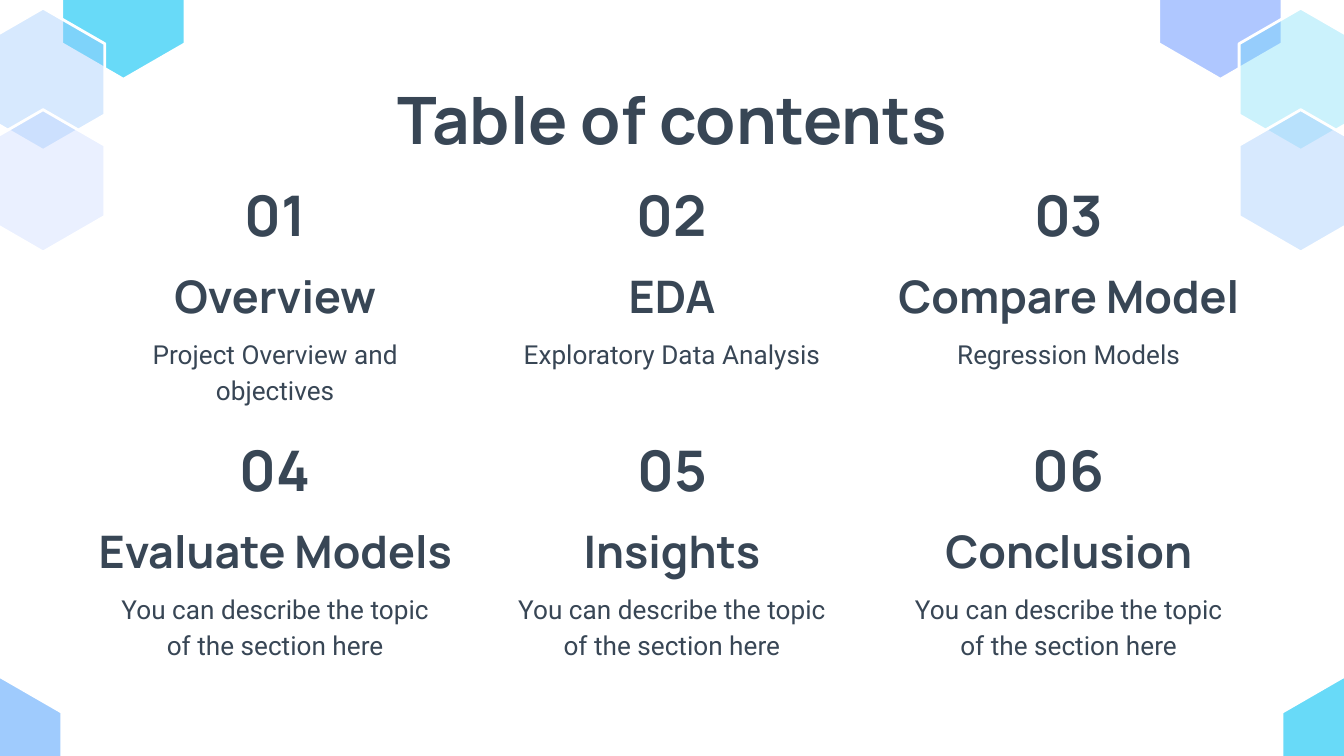
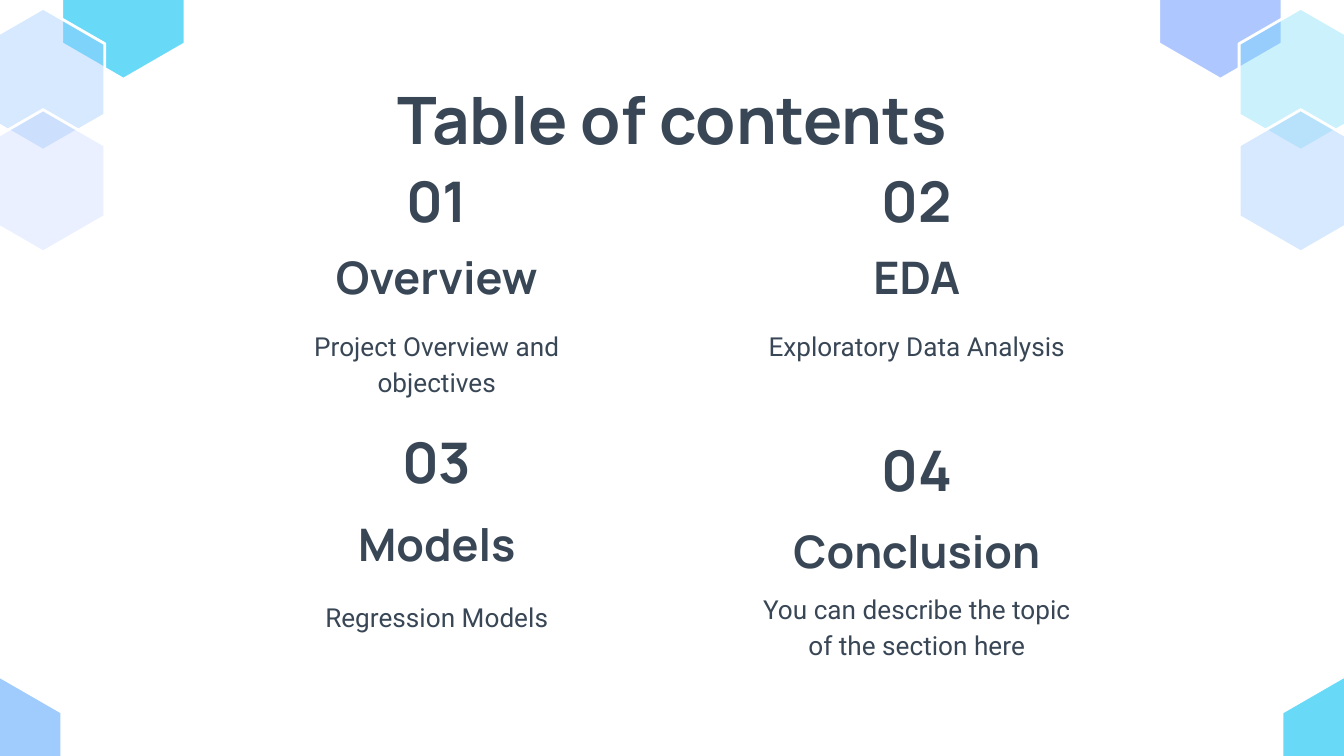
Before and after one commit to glenad/2403-ptds-regression, a slide deck: slide 2 of 2403_ PT_DS_Regression_Agri-food sector- Analysis.pptx. Drawn at 1344x756 pixels with LibreOffice and Linux fonts; fonts in the diff are those of the drawing. Boxes give left, top, right and bottom in pixels: in the first picture for what was removed or moved away, otherwise in the second. Text is boxed around its words. In the diff, an @@ line names an element or a change of style, - is before the commit and + after.

```diff
--- a/2403_ PT_DS_Regression_Agri-food sector- Analysis.pptx
+++ b/2403_ PT_DS_Regression_Agri-food sector- Analysis.pptx
@@ title "01": place and size @@
-title "01" at bbox=[245, 195, 306, 237]
+title "01" at bbox=[406, 181, 467, 223]
@@ title "02": place and size @@
-title "02" at bbox=[637, 195, 707, 237]
+title "02" at bbox=[882, 181, 952, 223]
@@ subtitle "Overview": place and size @@
-subtitle "Overview" at bbox=[174, 280, 376, 314]
+subtitle "Overview" at bbox=[336, 261, 538, 295]
@@ subtitle "EDA": place and size @@
-subtitle "EDA" at bbox=[629, 280, 716, 313]
+subtitle "EDA" at bbox=[873, 261, 960, 294]
@@ subtitle removed at bbox=[898, 280, 1239, 324] @@
-Compare Model
@@ subtitle "Project Overview and objectives": place and size @@
-subtitle "Project Overview and objectives" at bbox=[153, 344, 397, 406]
+subtitle "Project Overview and objectives" at bbox=[314, 336, 559, 398]
@@ subtitle "Exploratory Data Analysis": place and size @@
-subtitle "Exploratory Data Analysis" at bbox=[524, 344, 820, 370]
+subtitle "Exploratory Data Analysis" at bbox=[769, 336, 1065, 362]
@@ title "03": place and size @@
-title "03" at bbox=[1034, 195, 1103, 237]
+title "03" at bbox=[402, 442, 471, 484]
@@ title "04": place and size @@
-title "04" at bbox=[240, 450, 311, 492]
+title "04" at bbox=[881, 450, 952, 492]
@@ title removed at bbox=[637, 450, 707, 492] @@
-05
@@ title removed at bbox=[1033, 450, 1105, 492] @@
-06
@@ subtitle at bbox=[358, 528, 515, 562]: text changed @@
-Evaluate Models
+Models
@@ subtitle removed at bbox=[584, 535, 761, 579] @@
-Insights
@@ subtitle "Conclusion": place and size @@
-subtitle "Conclusion" at bbox=[945, 535, 1192, 569]
+subtitle "Conclusion" at bbox=[793, 535, 1040, 569]
@@ subtitle removed at bbox=[121, 599, 429, 656] @@
-You can describe the topic of the section here
@@ subtitle "Regression Models": place and size @@
-subtitle "Regression Models" at bbox=[957, 344, 1180, 370]
+subtitle "Regression Models" at bbox=[325, 607, 548, 633]
@@ subtitle "You can describe the topic ...": place and size @@
-subtitle "You can describe the topic ..." at bbox=[518, 599, 825, 656]
+subtitle "You can describe the topic ..." at bbox=[763, 599, 1070, 656]
@@ subtitle removed at bbox=[915, 599, 1222, 656] @@
-You can describe the topic of the section here
```
Also in this commit, not shown: 10 other slides changed, 1 slide added, 5 slides removed.
